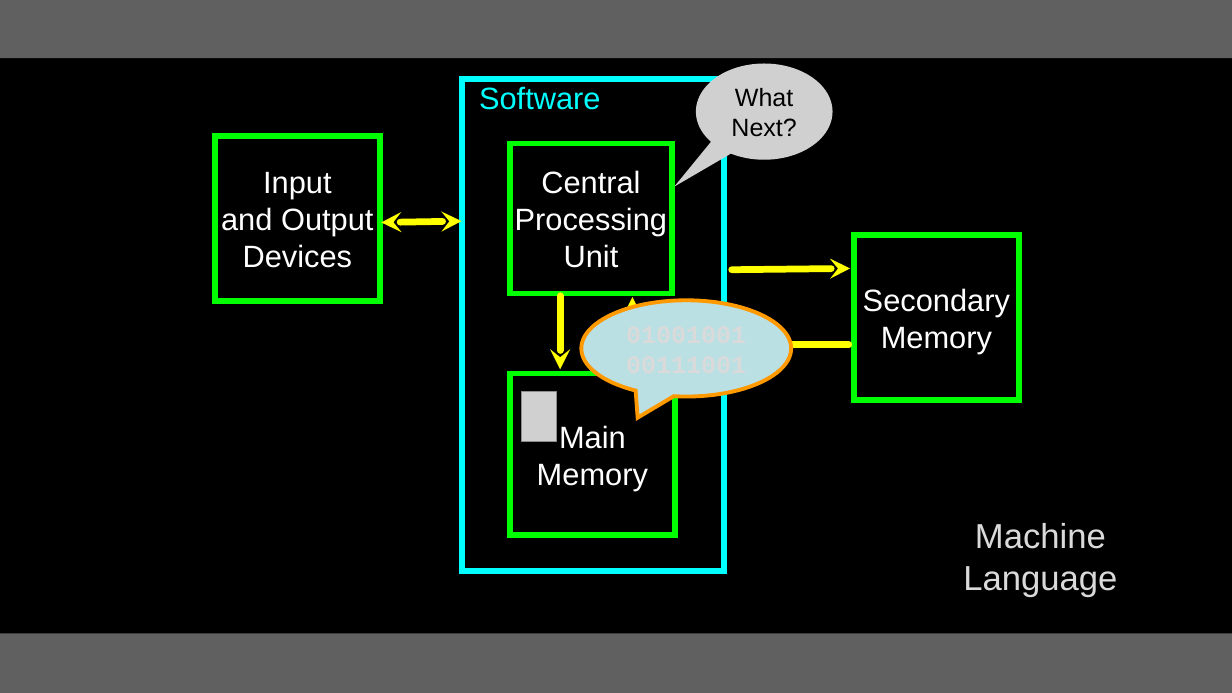
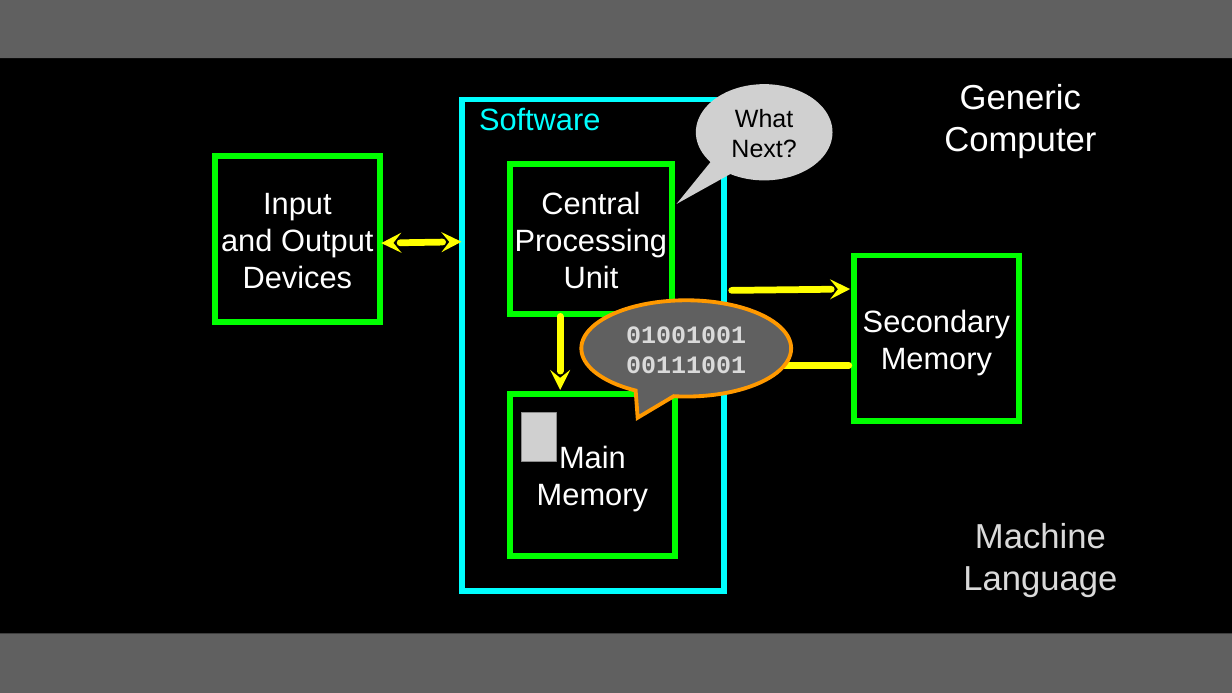
Before and after one commit to csev/py4e, a slide deck: slide 20 of lectures3/Pythonlearn-01-Intro.pptx. Drawn at 1232x693 pixels with LibreOffice and Linux fonts; fonts in the diff are those of the drawing; grey boxes stand for pictures. Boxes give left, top, right and bottom in pixels: in the first picture for what was removed or moved away, otherwise in the second. Text is boxed around its words. In the diff, an @@ line names an element or a change of style, - is before the commit and + after.

```diff
--- a/lectures3/Pythonlearn-01-Intro.pptx
+++ b/lectures3/Pythonlearn-01-Intro.pptx
@@ text added at [944,84,1096,158], 36 pt, text #FFFFFF @@
+Generic
+Computer
@@ speech bubble "01001001" at [581,300,791,396]: fill #BBE0E3 to #606060 @@
@@ text in speech bubble at [626,326,746,373]: text added @@
+01001001
+00111001
@@ 5 rectangles, 4 arrows, 2 pictures, 1 double arrow: place and size @@
-5 rectangles, 4 arrows, 2 pictures, 1 double arrow at [215,64,1019,571]
+5 rectangles, 4 arrows, 2 pictures, 1 double arrow at [215,84,1019,592]
```
Also in this commit, not shown: 28 other slides changed, 1 slide removed, 10 other files.
